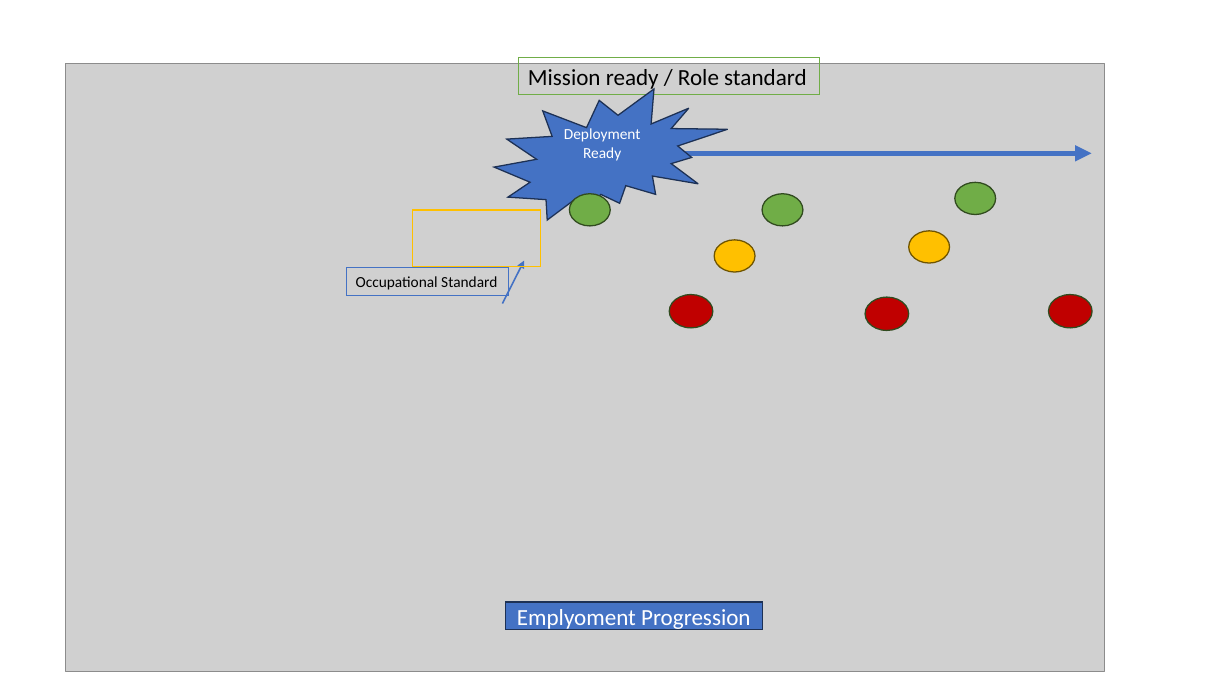
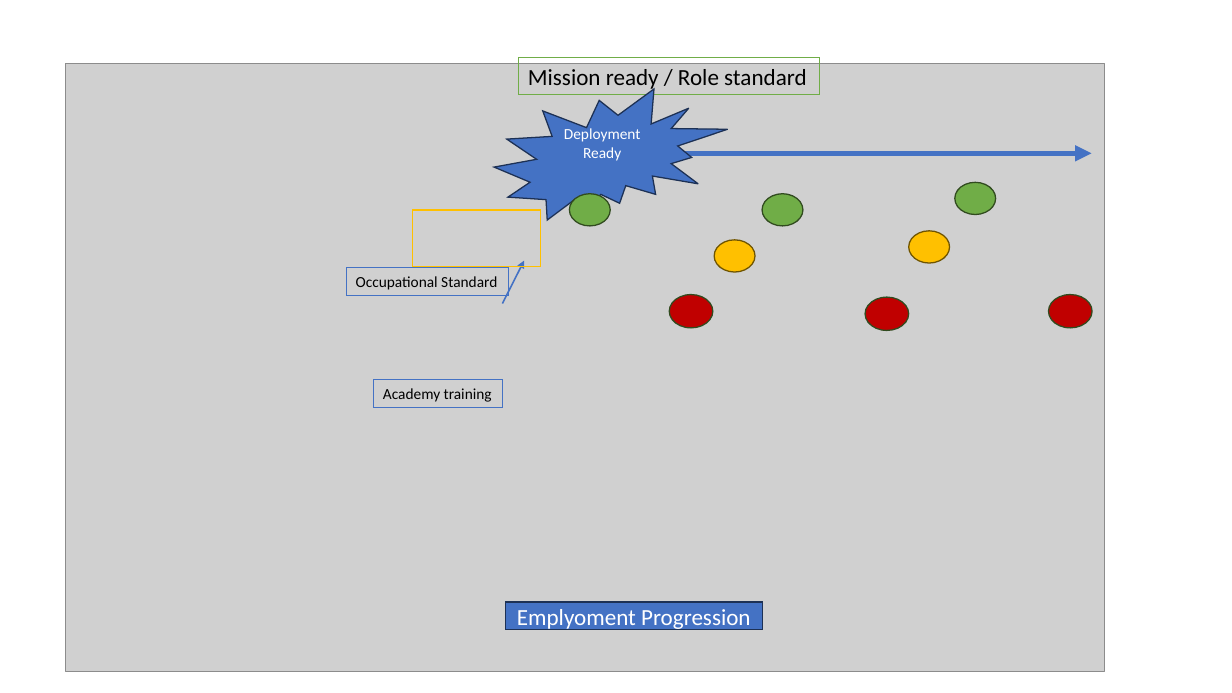
Before and after one commit to sjurjo/BIP-workshop, a slide deck: slide 1 of images/Presentasjon1.pptx. Drawn at 1232x693 pixels with LibreOffice and Linux fonts; fonts in the diff are those of the drawing; grey boxes stand for pictures. Boxes give left, top, right and bottom in pixels: in the first picture for what was removed or moved away, otherwise in the second. Text is boxed around its words. In the diff, an @@ line names an element or a change of style, - is before the commit and + after.

```diff
--- a/images/Presentasjon1.pptx
+++ b/images/Presentasjon1.pptx
@@ rectangle added at [374, 380, 503, 408], outline #4472C4 0.75 pt, 12 pt, text #000000 @@
+Academy training
```
Also in this commit, not shown: 1 slide added, 1 slide removed, 12 other files.
